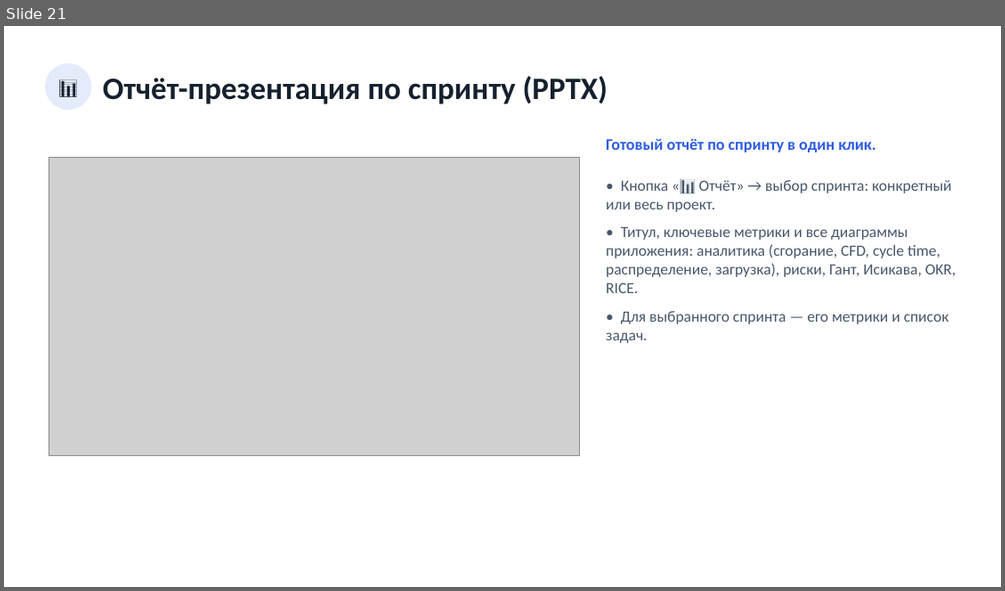
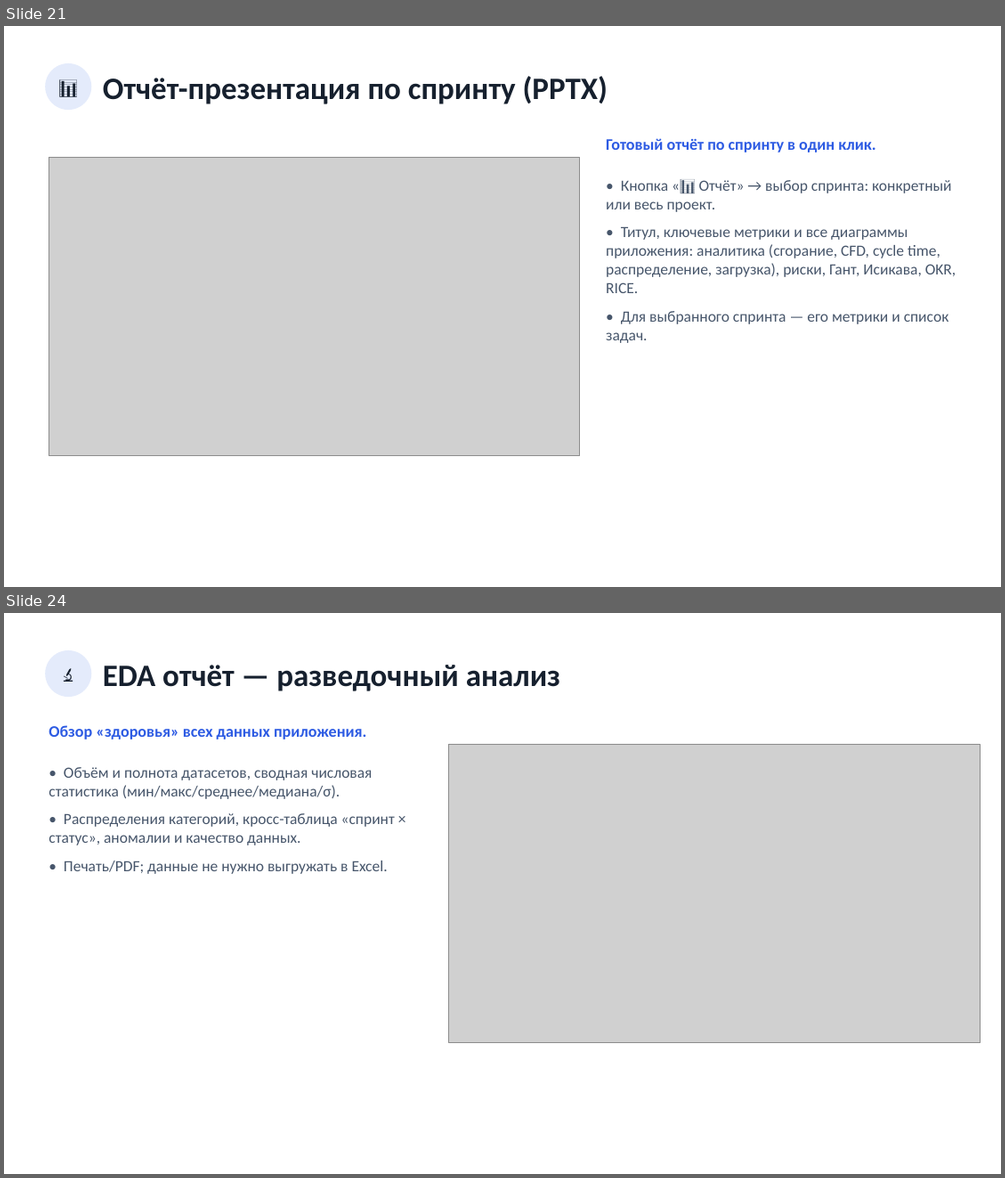
Before and after one commit to neoandrey1985/Planirovanie, a slide deck: frontend/docs/Презентация_приложения.pptx. Shown one above the other, each under a label of ours: slide 21 before the commit, slides 21 and 24 after it; the slides between them are not shown. The pictures are 1005x591 and 1005x1178 pixels, drawn with LibreOffice and Linux fonts; fonts in the diff are those of the drawing; grey boxes stand for pictures. Boxes give left, top, right and bottom in pixels: in the first picture for what was removed or moved away, otherwise in the second. Text is boxed around its words. In the diff, an @@ line names an element or a change of style, - is before the commit and + after.

```diff
--- a/frontend/docs/Презентация_приложения.pptx
+++ b/frontend/docs/Презентация_приложения.pptx
@@ slide 24 added at <box>4,613,1001,1174</box>, background #FFFFFF @@
@@ ellipse added at <box>45,650,91,697</box>, fill #E4EBFB, 18 pt, text #16202E @@
+🔬
@@ text added at <box>103,665,560,691</box>, 30 pt, text #16202E, bold @@
+EDA отчёт — разведочный анализ
@@ text added at <box>48,725,366,739</box>, 15.5 pt, text #2D5BE3, bold @@
+Обзор «здоровья» всех данных приложения.
@@ picture added at <box>449,744,979,1042</box> @@
@@ text added at <box>48,767,395,874</box>, 15 pt, text #47566B @@
+• Объём и полнота датасетов, сводная числовая статистика (мин/макс/среднее/медиана/σ).
+• Распределения категорий, кросс-таблица «спринт × статус», аномалии и качество данных.
+• Печать/PDF; данные не нужно выгружать в Excel.
```
Also in this commit, not shown: 2 other slides added, 3 other files.
